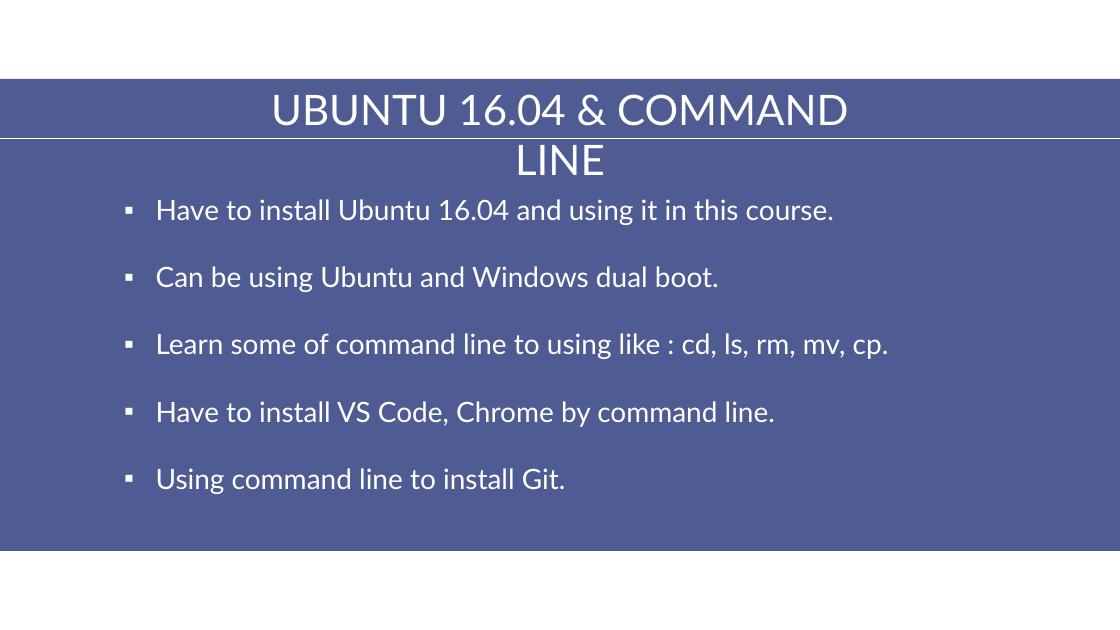
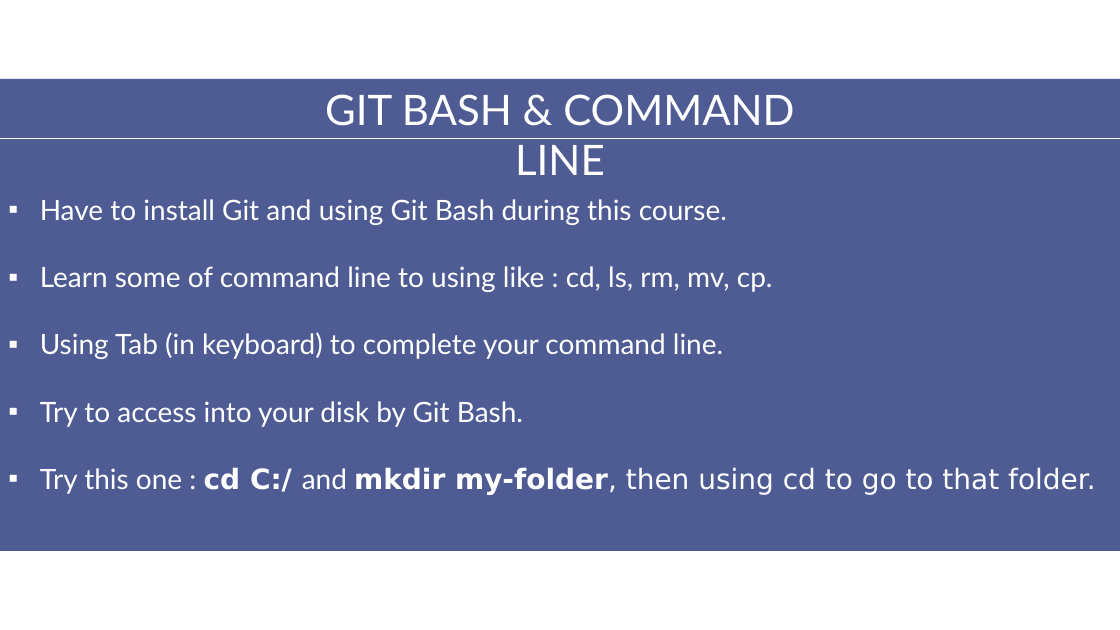
Before and after one commit to aptech-php/aptech-php-course, a slide deck: slide 4 of HTML-CSS-JS/slides/1-Enviroment.pptx (slide 3 before the commit). Drawn at 1120x630 pixels with LibreOffice and Linux fonts; fonts in the diff are those of the drawing. Boxes give left, top, right and bottom in pixels: in the first picture for what was removed or moved away, otherwise in the second. Text is boxed around its words. In the diff, an @@ line names an element or a change of style, - is before the commit and + after.

```diff
--- a/HTML-CSS-JS/slides/1-Enviroment.pptx
+++ b/HTML-CSS-JS/slides/1-Enviroment.pptx
@@ text at (325, 94, 794, 175): text changed @@
-UBUNTU 16.04 & COMMAND LINE
+GIT BASH & COMMAND LINE
@@ text "Have to install Git and ...": place and size @@
-text "Have to install Git and ..." at (156, 199, 889, 494)
+text "Have to install Git and ..." at (40, 199, 1096, 495)
@@ text at (40, 199, 727, 225): text changed @@
-▪ Have to install Ubuntu 16.04 and using it in this course.
-▪ Can be using Ubuntu and Windows dual boot.
+▪ Have to install Git and using Git Bash during this course.
@@ text at (40, 332, 1096, 495): text changed @@
-▪ Have to install VS Code, Chrome by command line.
-▪ Using command line to install Git.
+▪ Using Tab (in keyboard) to complete your command line.
+▪ Try to access into your disk by Git Bash.
+▪ Try this one : cd C:/ and mkdir my-folder, then using cd to go to that folder.
```
Also in this commit, not shown: 1 other slide changed, 6 other files.
